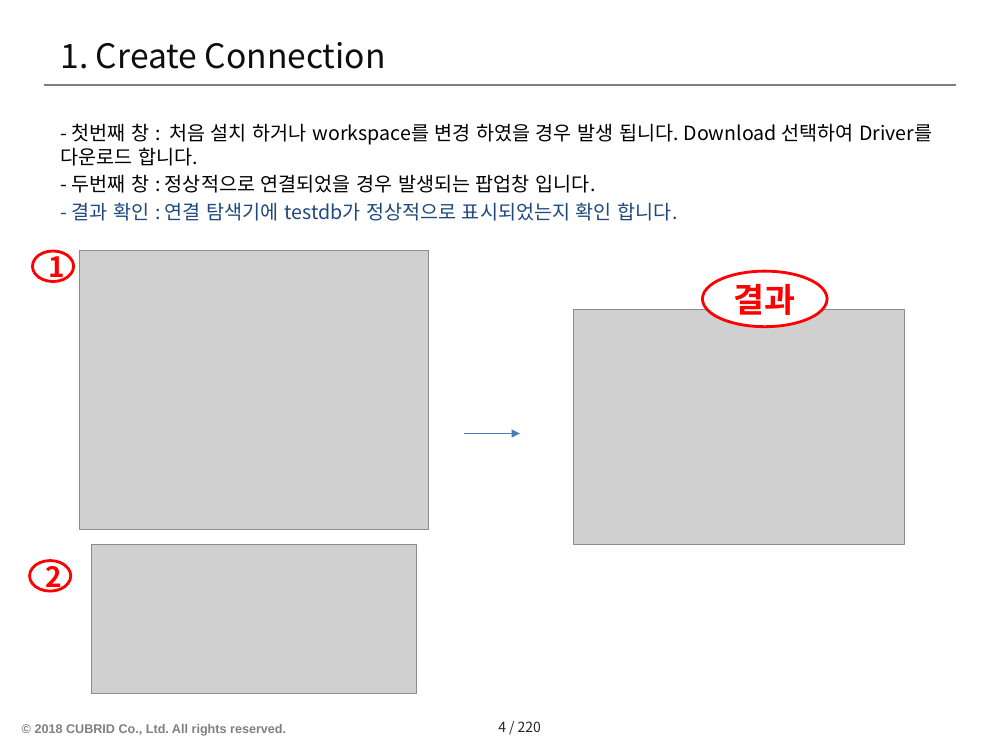
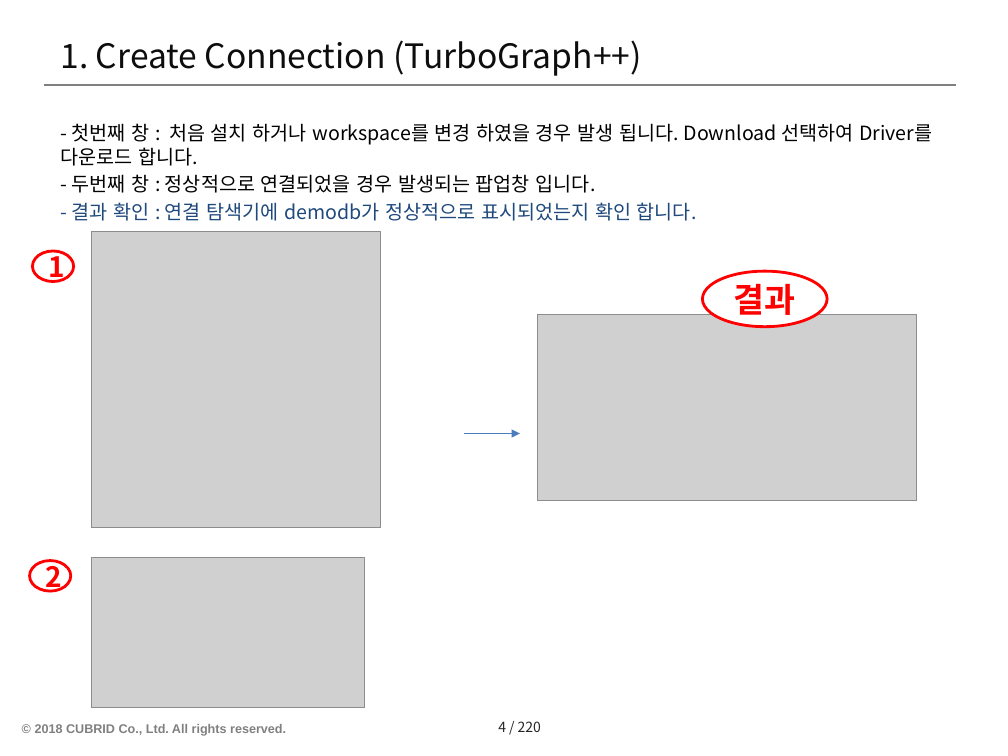
Before and after one commit to postech-dblab-iitp/visual-tool, a slide deck: slide 5 of ViT_docs/Test scenario-ViT/No.1-연결탐색기(Database Navigator).pptx. Drawn at 1008x756 pixels with LibreOffice and Linux fonts; fonts in the diff are those of the drawing; grey boxes stand for pictures; background and template pictures are left out. Boxes give left, top, right and bottom in pixels: in the first picture for what was removed or moved away, otherwise in the second. Text is boxed around its words. In the diff, an @@ line names an element or a change of style, - is before the commit and + after.

```diff
--- a/ViT_docs/Test scenario-ViT/No.1-연결탐색기(Database Navigator).pptx
+++ b/ViT_docs/Test scenario-ViT/No.1-연결탐색기(Database Navigator).pptx
@@ title at <box>60,40,641,76</box>: text changed @@
-1. Create Connection
+1. Create Connection (TurboGraph++)
@@ text at <box>72,202,697,221</box>: text changed @@
-- 결과 확인 : 연결 탐색기에 testdb가 정상적으로 표시되었는지 확인 합니다.
+- 결과 확인 : 연결 탐색기에 demodb가 정상적으로 표시되었는지 확인 합니다.
@@ picture: place and size @@
-picture at <box>80,251,428,529</box>
+picture at <box>92,232,381,528</box>
@@ picture: place and size @@
-picture at <box>574,309,904,544</box>
+picture at <box>537,314,917,501</box>
@@ picture: place and size @@
-picture at <box>92,544,417,694</box>
+picture at <box>92,557,365,707</box>
```
Also in this commit, not shown: 9 other slides changed, 5 other files.
